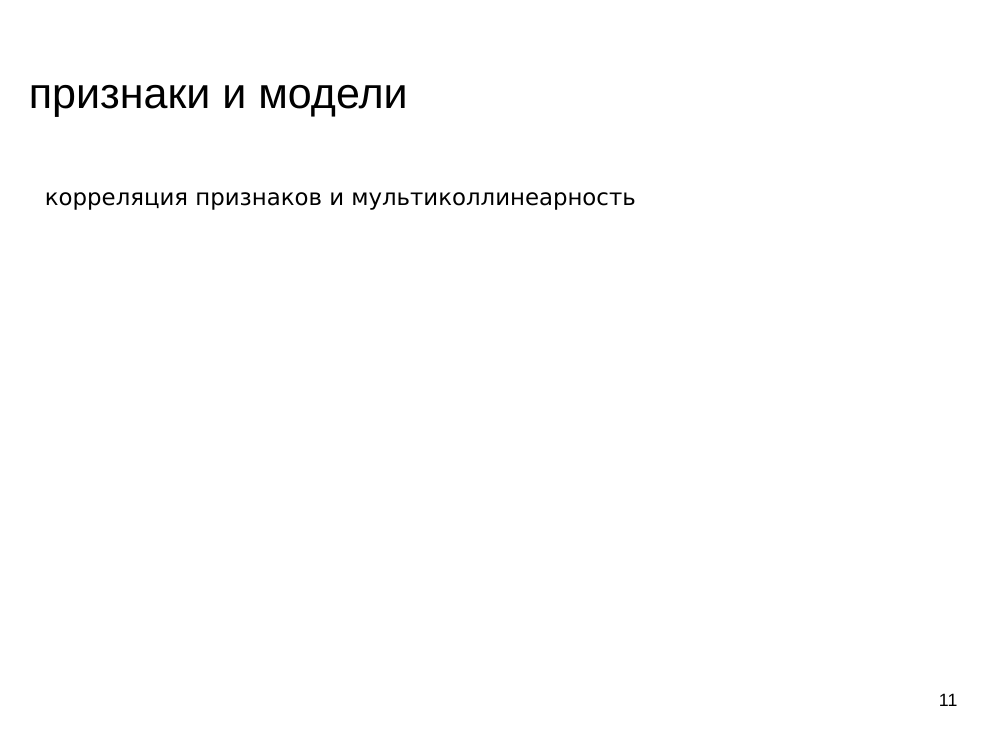
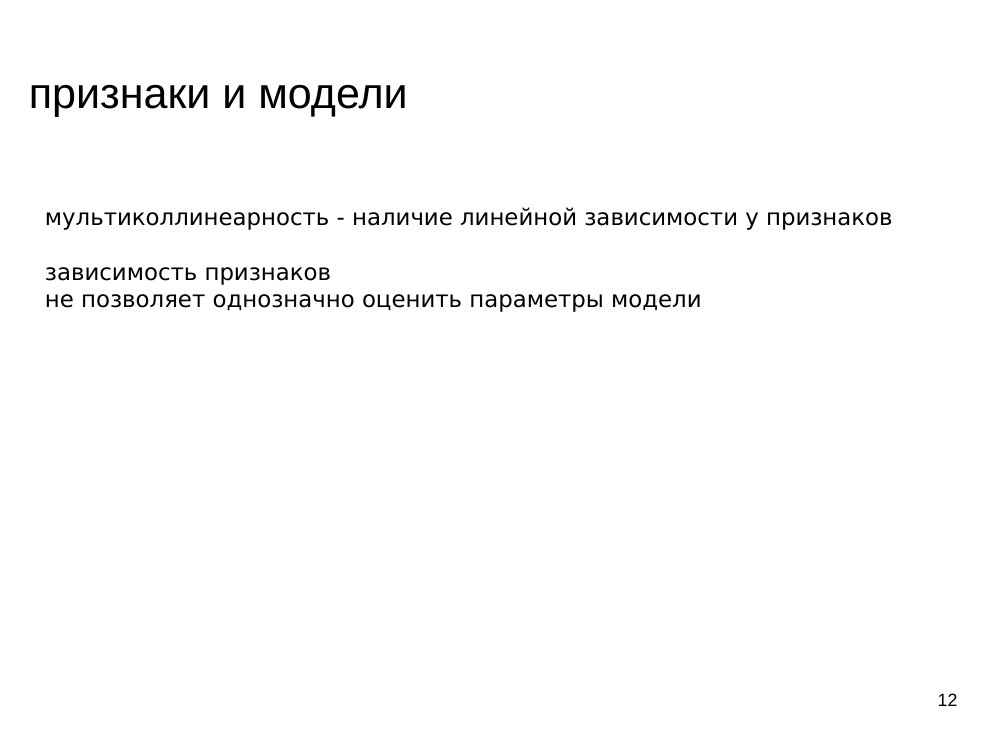
Before and after one commit to mechanoid5/ml_lectorium_legacy, a slide deck: slide 12 of 12-fetch-anomal.odp (slide 11 before the commit). Drawn at 1008x756 pixels with LibreOffice and Linux fonts; fonts in the diff are those of the drawing; background and template pictures are left out. Boxes give left, top, right and bottom in pixels: in the first picture for what was removed or moved away, otherwise in the second. Text is boxed around its words. In the diff, an @@ line names an element or a change of style, - is before the commit and + after.

```diff
--- a/12-fetch-anomal.odp
+++ b/12-fetch-anomal.odp
@@ text removed at [45, 192, 635, 210] @@
-корреляция признаков и мультиколлинеарность
@@ text added at [45, 207, 893, 312], 18 pt, text #000000 @@
+мультиколлинеарность - наличие линейной зависимости у признаков
+зависимость признаков
+не позволяет однозначно оценить параметры модели
@@ page number at [938, 693, 958, 706]: text changed @@
-11
+12
```
Also in this commit, not shown: 11 other slides changed, 2 slides added, 1 slide removed.
